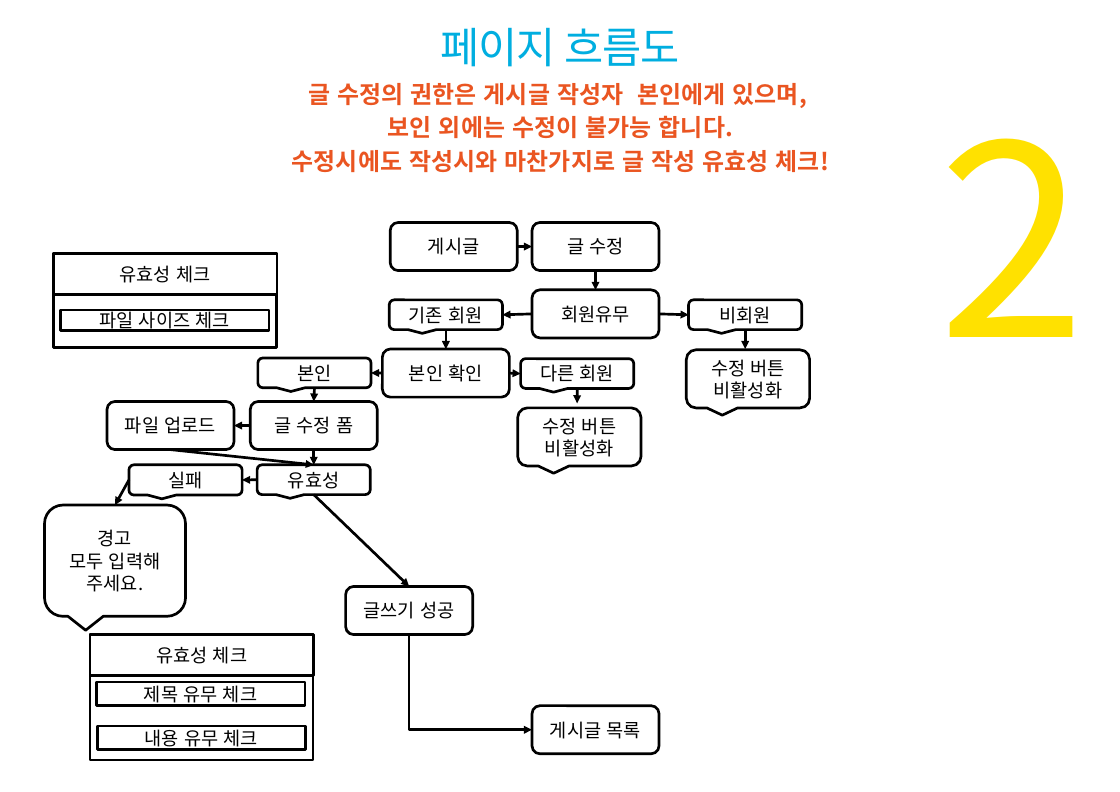
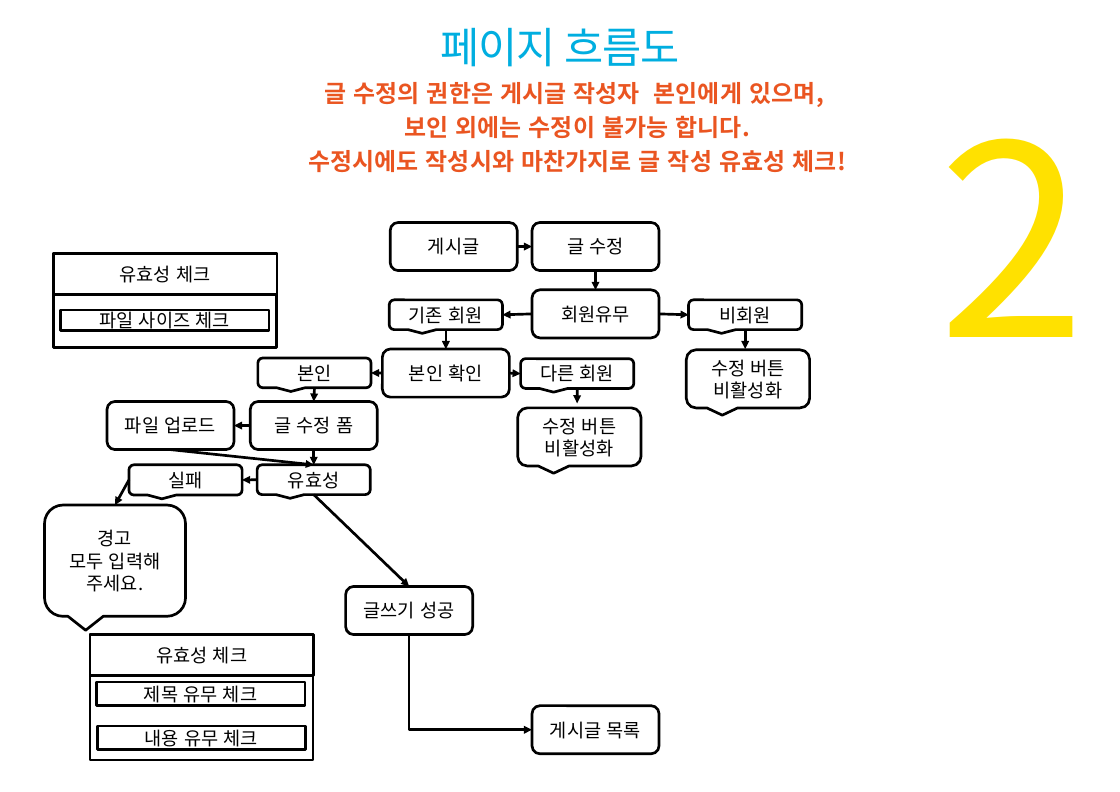
Before and after one commit to luke9349/LTNS_jsp_re, a slide deck: slide 19 of DOC/LTNS_jsp_최종.pptx. Drawn at 1120x792 pixels with LibreOffice and Linux fonts; fonts in the diff are those of the drawing; background and template pictures are left out. Boxes give left, top, right and bottom in pixels: in the first picture for what was removed or moved away, otherwise in the second. Text is boxed around its words. In the diff, an @@ line names an element or a change of style, - is before the commit and + after.

```diff
--- a/DOC/LTNS_jsp_최종.pptx
+++ b/DOC/LTNS_jsp_최종.pptx
@@ text "글 수정의 권한은 게시글 작성자 ...": place and size @@
-text "글 수정의 권한은 게시글 작성자 ..." at <box>292,83,830,172</box>
+text "글 수정의 권한은 게시글 작성자 ..." at <box>308,82,846,172</box>
```
Also in this commit, not shown: 8 other slides changed, 1 other file.
